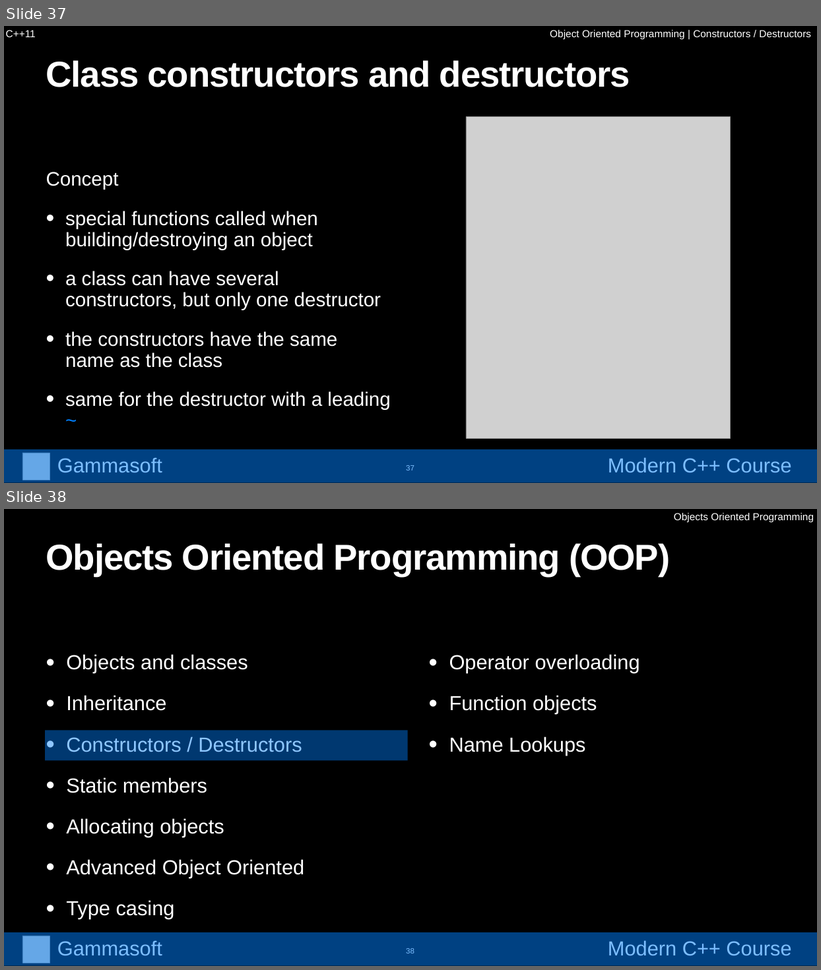
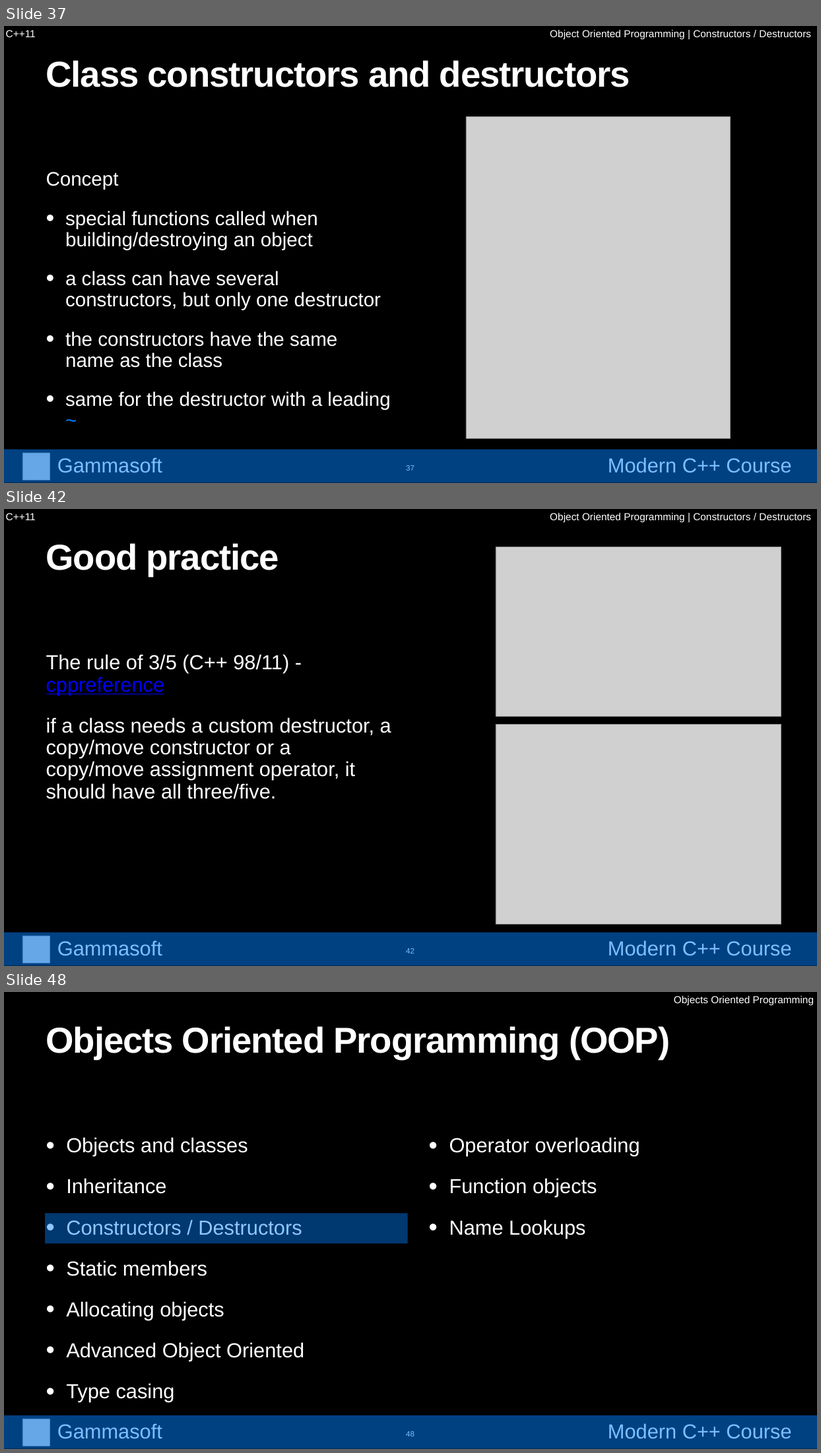
Before and after one commit to gammasoft71/cpp_modern_course, a slide deck: course/powerpoints/object_oriented_programming.pptx. Shown one above the other, each under a label of ours: slides 37 and 38 before the commit, slides 37, 42 and 48 after it; the slides between them are not shown. The pictures are 821x970 and 821x1453 pixels, drawn with LibreOffice and Linux fonts; fonts in the diff are those of the drawing; grey boxes stand for pictures. Boxes give left, top, right and bottom in pixels: in the first picture for what was removed or moved away, otherwise in the second. Text is boxed around its words. In the diff, an @@ line names an element or a change of style, - is before the commit and + after.

```diff
--- a/course/powerpoints/object_oriented_programming.pptx
+++ b/course/powerpoints/object_oriented_programming.pptx
@@ slide 42 added at [4, 509, 817, 966], background #000000 @@
@@ text added at [6, 513, 36, 520], 24 pt, text #FFFFFF @@
+C++11
@@ text added at [550, 512, 811, 522], 24 pt, text #FFFFFF @@
+Object Oriented Programming | Constructors / Destructors
@@ title added at [46, 543, 280, 576], 85 pt, text #FFFFFF, bold @@
+Good practice
@@ picture added at [496, 547, 781, 716] @@
@@ text added at [46, 654, 391, 799], 48 pt, text #FFFFFF @@
+The rule of 3/5 (C++ 98/11) - cppreference
+if a class needs a custom destructor, a copy/move constructor or a copy/move assignment operator, it should have all three/five.
@@ picture added at [496, 725, 781, 925] @@
@@ group added at [4, 933, 817, 966]: 2 texts, 1 picture, 1 rectangle @@
+Gammasoft
+Modern C++ Course
@@ page number added at [406, 949, 415, 954], 18 pt, text #FFFFFF @@
+42
@@ what was slide 38 is now slide 48 @@
@@ page number at [406, 1432, 415, 1437]: text changed @@
-38
+48
```
Also in this commit, not shown: 9 other slides added.
